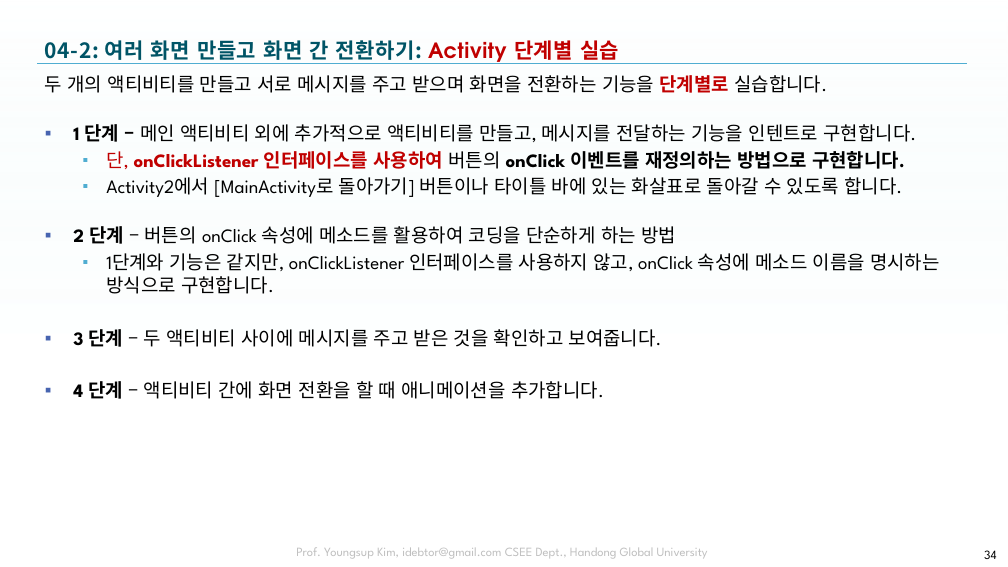
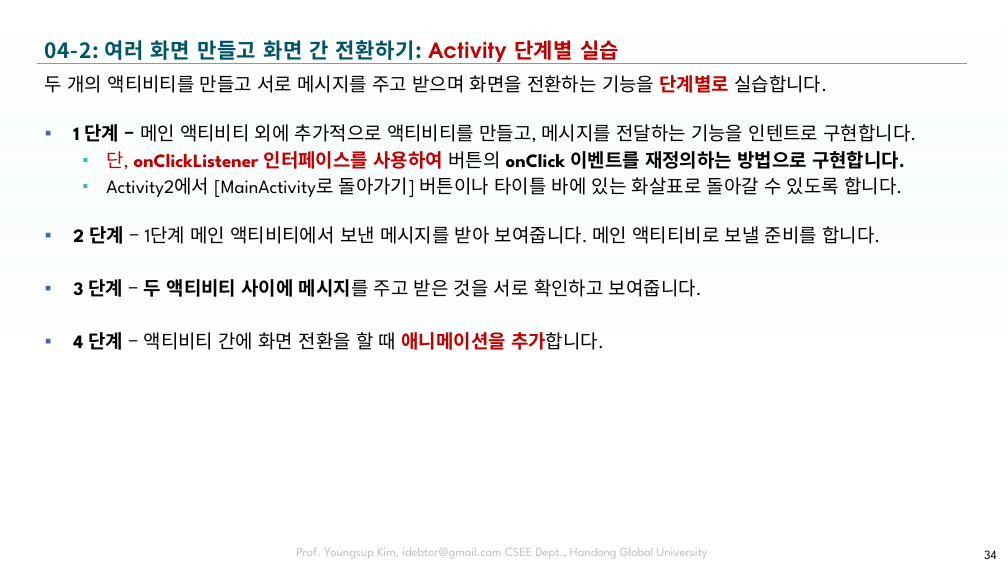
Before and after one commit to tae7841/HuStarAS, a slide deck: slide 34 of ppts/04Activity.pptx. Drawn at 1008x567 pixels with LibreOffice and Linux fonts; fonts in the diff are those of the drawing; background and template pictures are left out. Boxes give left, top, right and bottom in pixels: in the first picture for what was removed or moved away, otherwise in the second. Text is boxed around its words. In the diff, an @@ line names an element or a change of style, - is before the commit and + after.

```diff
--- a/ppts/04Activity.pptx
+++ b/ppts/04Activity.pptx
@@ text at <box>73,226,880,297</box>: text changed @@
-▪ 2 단계 – 버튼의 onClick 속성에 메소드를 활용하여 코딩을 단순하게 하는 방법
-  ▪ 1단계와 기능은 같지만, onClickListener 인터페이스를 사용하지 않고, onClick 속성에 메소드 이름을 명시하는 방식으로 구현합니다.
-▪ 3 단계 – 두 액티비티 사이에 메시지를 주고 받은 것을 확인하고 보여줍니다.
+▪ 2 단계 – 1단계 메인 액티비티에서 보낸 메시지를 받아 보여줍니다. 메인 액티티비로 보낼 준비를 합니다.
+▪ 3 단계 – 두 액티비티 사이에 메시지를 주고 받은 것을 서로 확인하고 보여줍니다.
@@ text at <box>73,332,604,350</box>: text colour #000000 to #C00000, bold on in "애니메이션을 추가합니다." @@
```
Also in this commit, not shown: 17 other slides changed, 1 slide added, 1 slide removed, 1 other file.
